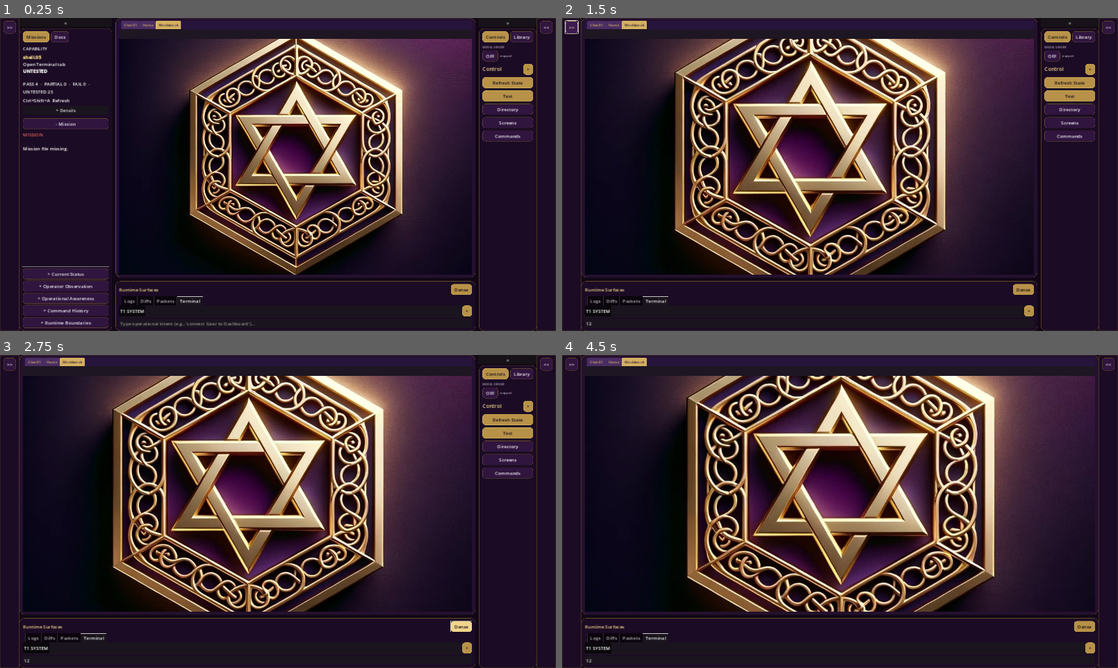
Above: before the commit, frames 1-4 (two rows, left to right).
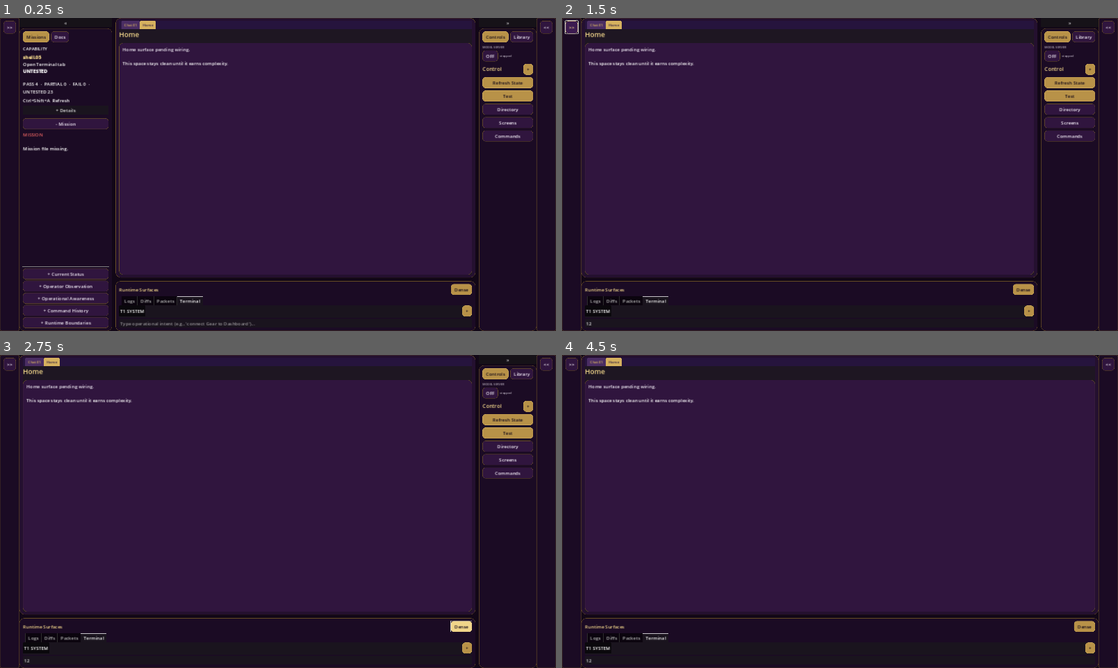
Above: after the commit, the same moments.

Repository: Precision-Tower/Spaceship
Game: Godot game, scene res://scenes/Main.tscn
The game is run twice, just before and just after one commit, with the same random seed, the same clock (stepped at 60 frames per second) and the same inputs.
Inputs (mouse positions are in pixels of both pictures, inside the frame that each line leads up to):
- Up to frame 1 (0.25 s): no input
- Up to frame 2 (1.5 s): click (856, 324) at 0.52 s; type "12" at 0.6 s; click ">>" at 1.25 s
- Up to frame 3 (2.75 s): click "Dense" at 2 s
- Up to frame 4 (4.5 s): click "T1 SYSTEM" at 2.75 s; click "+" at 3.5 s; click "»" at 4.25 s

The runs differ from the first frame. In frame 1, 40% of the frame differs, in the area x 21-85%, y 0-82%; in frame 2, 50%; in frame 3, 50%; in frame 4, 56%, in the area x 4-96%, y 0-82%.
Error after the commit: Parse Error: Unexpected "Identifier" in class body. (res://runtime/SurfaceCanvas.gd:52)

Commit message:
probe: display server size and screen rect

Diff:
--- a/UI/OperatorShell/runtime/SurfaceCanvas.gd
+++ b/UI/OperatorShell/runtime/SurfaceCanvas.gd
@@ -47,6 +47,13 @@
 		" tab_bar_h=", _tab_bar_height(),
 		" content_rect=", content_rect())
 
+var cr := content_rect()
+var ws := DisplayServer.window_get_size()
+var ss := DisplayServer.screen_get_size()
+print("[SurfaceCanvasScreen] window=", ws.x, "x", ws.y,
+" screen=", ss.x, "x", ss.y,
+" cr=", cr)
+
 func content_rect() -> Rect2:
 	if not is_inside_tree():
 		return Rect2()
